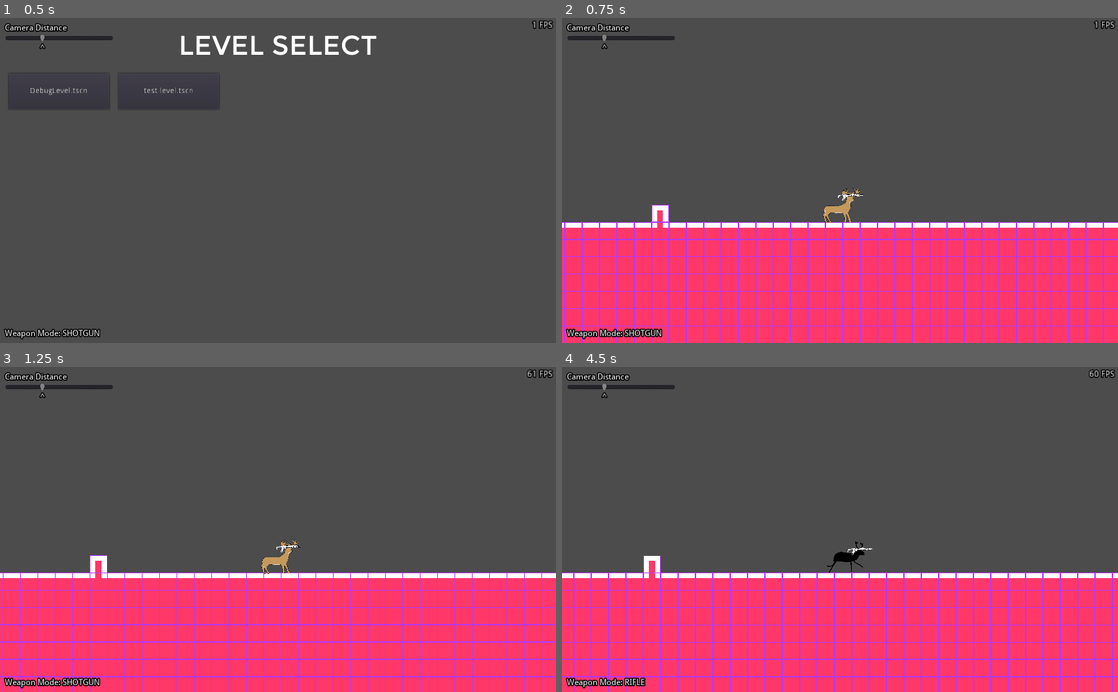
Above: before the commit, frames 1-4 (two rows, left to right).
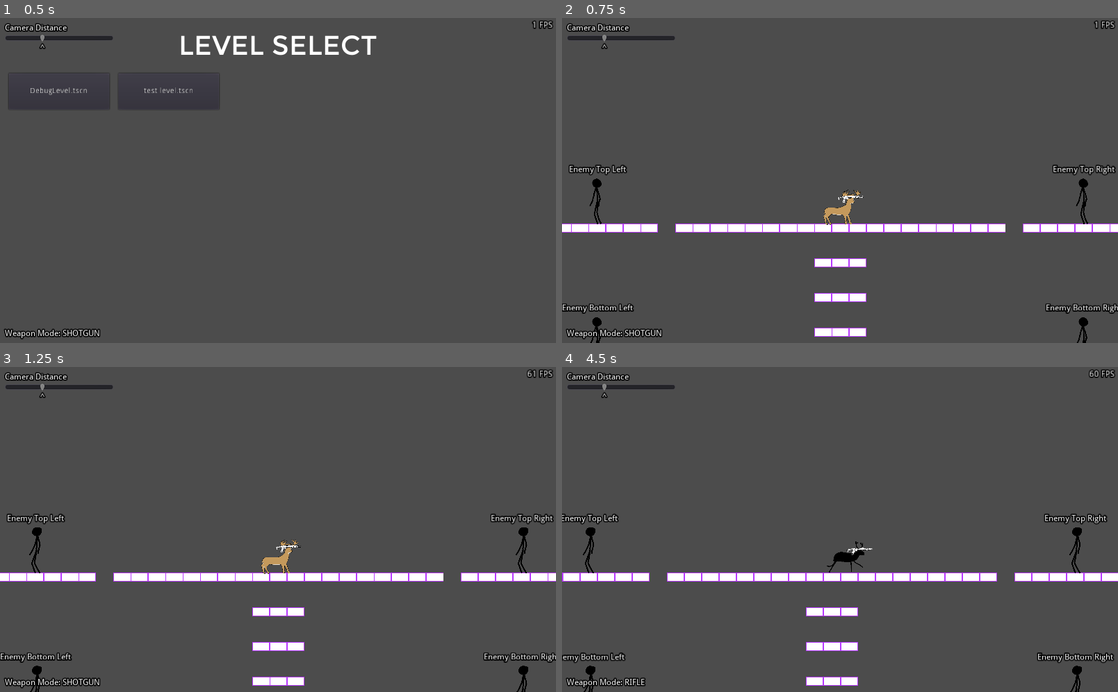
Above: after the commit, the same moments.

Repository: Zettexe/deer-game
Game: Godot game, scene res://Game.tscn
Two runs of this game, one before a commit and one after it. Both use one fixed random seed, a clock stepped at 60 frames per second and the inputs below.
Inputs (mouse positions are in pixels of both pictures, inside the frame that each line leads up to):
- Up to frame 1 (0.5 s): no input
- Up to frame 2 (0.75 s): click "DebugLevel.tscn" at 0.5 s
- Up to frame 3 (1.25 s): no input
- Up to frame 4 (4.5 s): tap Enter at 1.25 s; move the mouse to (962, 513) at 1.27 s; hold D (right) 1.28-2 s; tap Q (cycle_weapon_mode) at 1.35, 2.85, 4.35 s; click (962, 513) at 1.42 s; tap Space (jump) at 1.52 s; drag from (728, 545) to (812, 594) at 2.02 s; move the mouse to (895, 458) at 2.77 s; hold A (left) 2.78-3.5 s; drag from (812, 594) to (673, 480) at 3.52 s; move the mouse to (1006, 578) at 4.27 s; hold D (right) from 4.28 s (still down)

Frame 1 is identical in both runs. In frame 2, 37% of the frame differs, in the area x 0-100%, y 45-100%; in frame 3, 36%; in frame 4, 36%.

Commit message:
Respawn Improvements
Fixed respawn and made player_spawn workable (can now choose spawn location with a node in level)

Diff:
--- a/Game/LevelSelect/LevelSelect.gd
+++ b/Game/LevelSelect/LevelSelect.gd
@@ -42,9 +42,10 @@
 
 	# If plane spawn point is defined spawn it there
 	# Otherwise leave it to default
-	var player_spawn = level.get_node("plane_spawn")
+	var player_spawn = level.get_node("player_spawn")
 	if player_spawn:
-		player.transform = player_spawn.transform
+		player.position = player_spawn.position
+
 
 	var game = get_parent()
 
--- a/Game/Player/Player.gd
+++ b/Game/Player/Player.gd
@@ -1,4 +1,6 @@
 extends KinematicBody2D
+
+class_name Player
 
 const UP = Vector2(0, -1)
 const GRAVITY = 1000
@@ -97,3 +99,6 @@
 	pellet.global_position = pellet_exit
 	pellet.direction = Vector2(direction, random)
 	get_parent().add_child(pellet)
+
+func is_class(c_name: String):
+	return c_name == "Player"
--- a/Game/Respawn.gd
+++ b/Game/Respawn.gd
@@ -1,4 +1,8 @@
 extends Area2D
 
 func _on_Area2D_body_entered(body):
-	body.position = Vector2.ZERO
+	if body.is_class("Player"):
+		if get_parent().has_node("player_spawn"):
+			body.position = get_parent().get_node("player_spawn").position
+		else:
+			body.position = Vector2.ZERO
--- a/Levels/DebugLevel.tscn
+++ b/Levels/DebugLevel.tscn
@@ -8,6 +8,9 @@
 extents = Vector2( 100000, 100 )
 
 [node name="DebugLevel" type="Node"]
+
+[node name="player_spawn" type="Position2D" parent="."]
+position = Vector2( 1647, -542 )
 
 [node name="TileMap" type="TileMap" parent="."]
 tile_set = ExtResource( 1 )
--- a/project.godot
+++ b/project.godot
@@ -13,9 +13,15 @@
 "class": "Enemy",
 "language": "GDScript",
 "path": "res://Game/Enemy/Enemy.gd"
+}, {
+"base": "KinematicBody2D",
+"class": "Player",
+"language": "GDScript",
+"path": "res://Game/Player/Player.gd"
 } ]
 _global_script_class_icons={
-"Enemy": ""
+"Enemy": "",
+"Player": ""
 }
 
 [application]
Not shown, added: Builds/Alpha_0.0.1.7z
